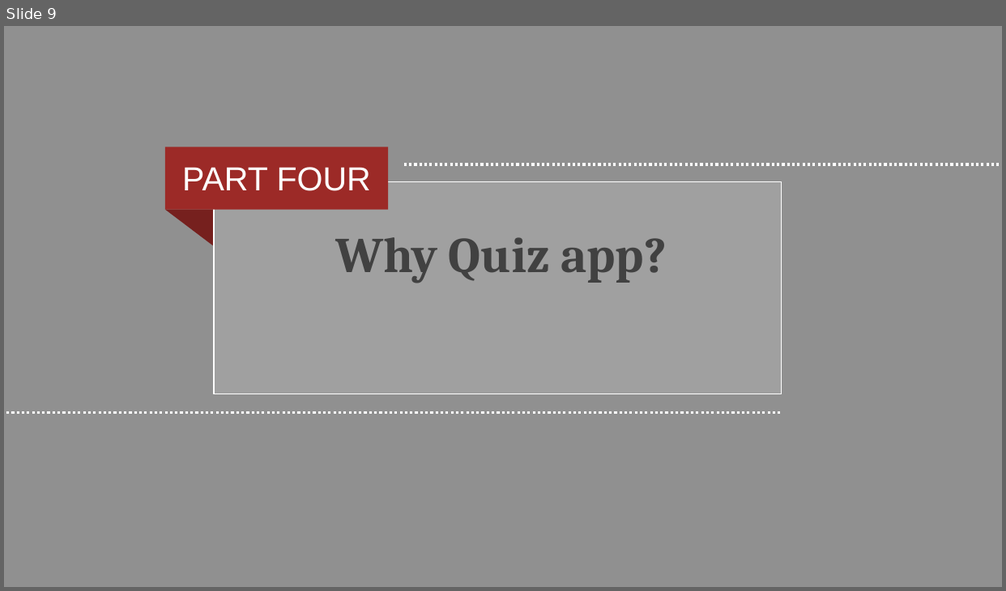
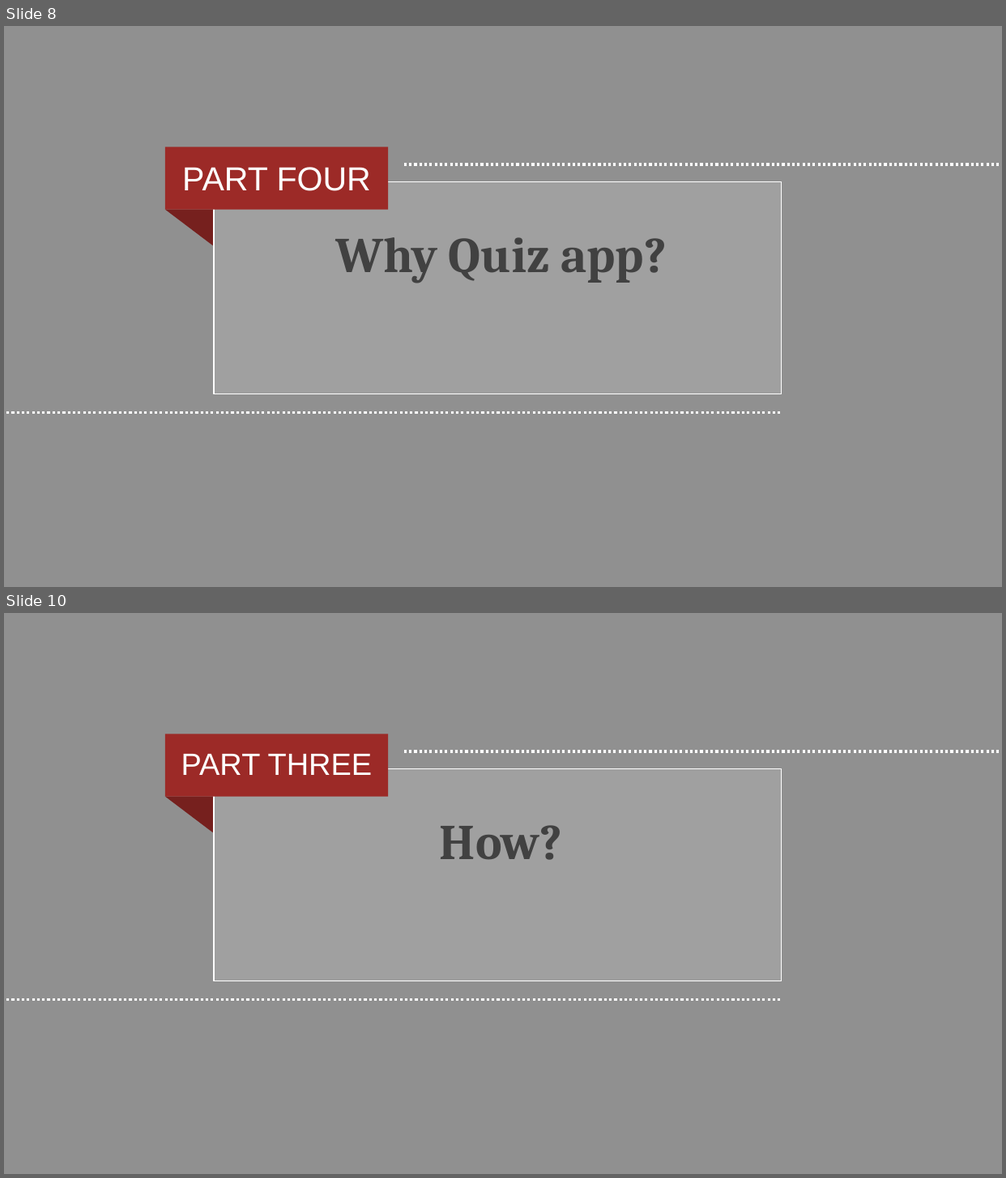
Before and after one commit to gkalidas/project_quiz_app, a slide deck: quizapp.pptx. Shown one above the other, each under a label of ours: slide 9 before the commit, slides 8 and 10 after it; the slides between them are not shown. The pictures are 1006x591 and 1006x1178 pixels, drawn with LibreOffice and Linux fonts; fonts in the diff are those of the drawing. Boxes give left, top, right and bottom in pixels: in the first picture for what was removed or moved away, otherwise in the second. Text is boxed around its words. In the diff, an @@ line names an element or a change of style, - is before the commit and + after.

```diff
--- a/quizapp.pptx
+++ b/quizapp.pptx
@@ slide 10 added at box(4, 613, 1002, 1174), background #414141 at 58% opacity; not listed: 5 template elements that a slide beside it also shows @@
@@ text added at box(181, 754, 373, 775), 22.2 pt, text #FFFFFF @@
+PART THREE
@@ text added at box(440, 825, 562, 860), 36 pt, text #414141, bold @@
+How?
@@ what was slide 9 is now slide 8 @@
```
Also in this commit, not shown: 3 slides changed, 5 other slides added, 2 slides removed.
